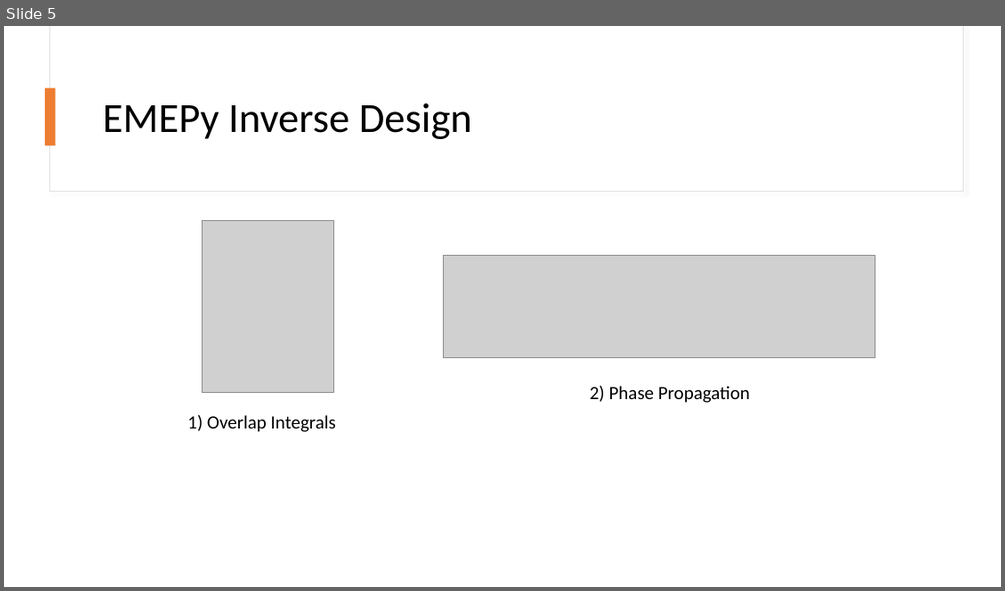
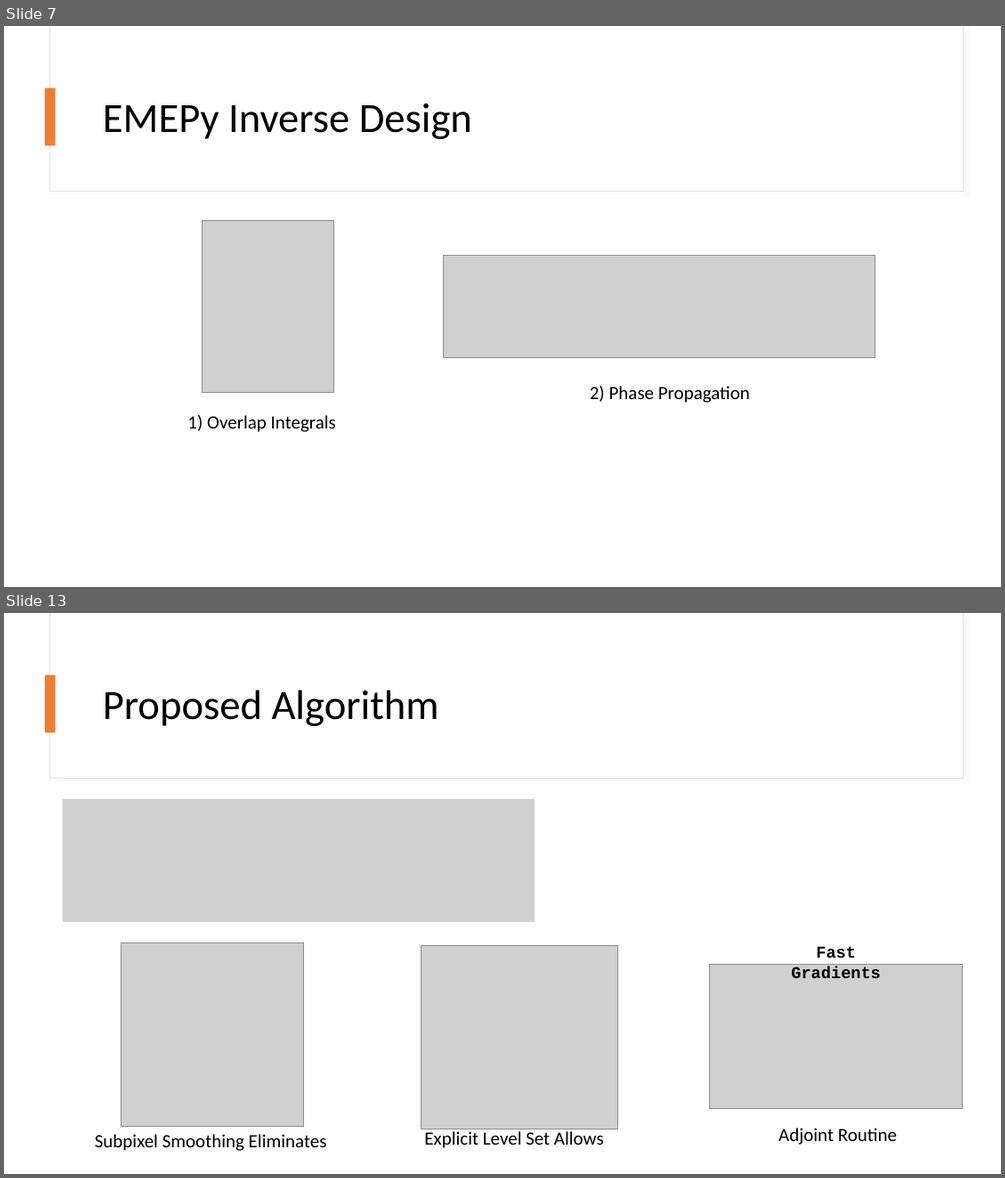
Before and after one commit to BYUCamachoLab/emepy, a slide deck: docs/presentations/Inverse Design Roadmap.pptx. Shown one above the other, each under a label of ours: slide 5 before the commit, slides 7 and 13 after it; the slides between them are not shown. The pictures are 1005x591 and 1005x1178 pixels, drawn with LibreOffice and Linux fonts; fonts in the diff are those of the drawing; grey boxes stand for pictures. Boxes give left, top, right and bottom in pixels: in the first picture for what was removed or moved away, otherwise in the second. Text is boxed around its words. In the diff, an @@ line names an element or a change of style, - is before the commit and + after.

```diff
--- a/docs/presentations/Inverse Design Roadmap.pptx
+++ b/docs/presentations/Inverse Design Roadmap.pptx
@@ slide 13 added at bbox=[4, 613, 1001, 1174], background #FFFFFF @@
@@ rectangle added at bbox=[49, 613, 963, 779], fill #FFFFFF, outline #E1E1E1 0.75 pt @@
@@ rectangle added at bbox=[50, 613, 963, 778], fill #FFFFFF @@
@@ rectangle added at bbox=[45, 675, 56, 732], fill #ED7D31 @@
@@ title added at bbox=[103, 690, 439, 726], 40 pt, text #000000 @@
+Proposed Algorithm
@@ picture added at bbox=[63, 799, 535, 922] @@
@@ picture added at bbox=[121, 943, 304, 1126] @@
@@ picture added at bbox=[421, 946, 617, 1129] @@
@@ text added at bbox=[791, 946, 880, 978], 16 pt, text #000000, bold @@
+Fast Gradients
@@ picture added at bbox=[710, 964, 963, 1108] @@
@@ text added at bbox=[95, 1134, 327, 1151], 18 pt, text #000000 @@
+Subpixel Smoothing Eliminates
@@ text added at bbox=[424, 1128, 604, 1148], 18 pt, text #000000 @@
+Explicit Level Set Allows
@@ text added at bbox=[778, 1127, 897, 1144], 18 pt, text #000000 @@
+Adjoint Routine
@@ what was slide 5 is now slide 7 @@
```
Also in this commit, not shown: 6 slides changed, 5 other slides added, 1 slide removed, 3 other files.
